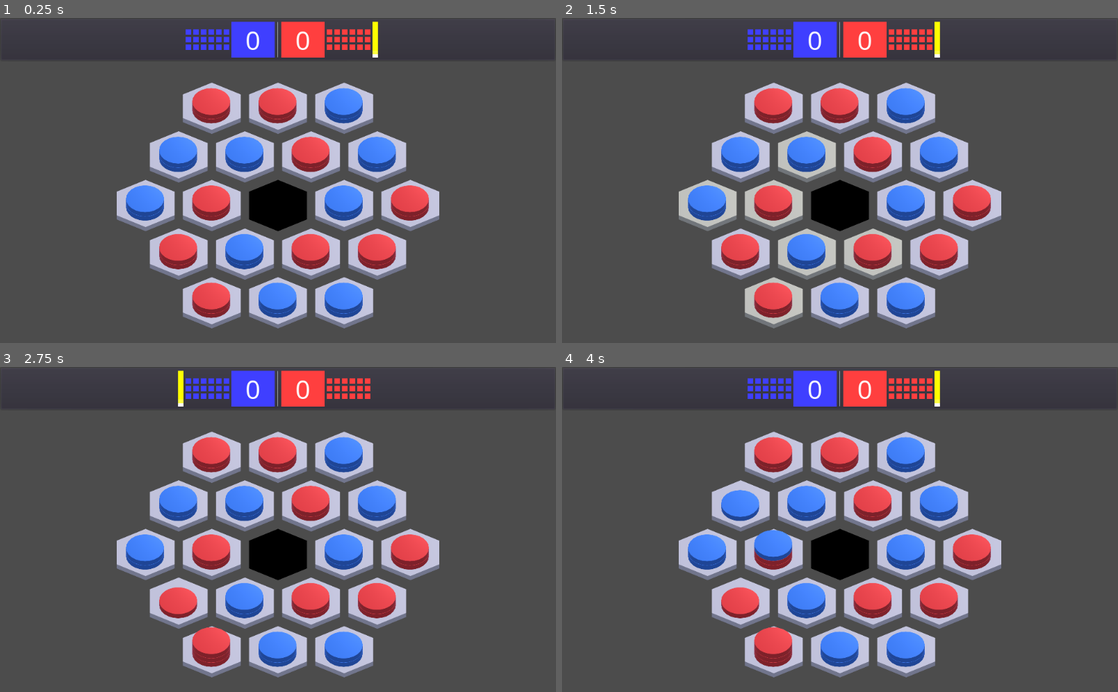
Above: before the commit, frames 1-4 (two rows, left to right).
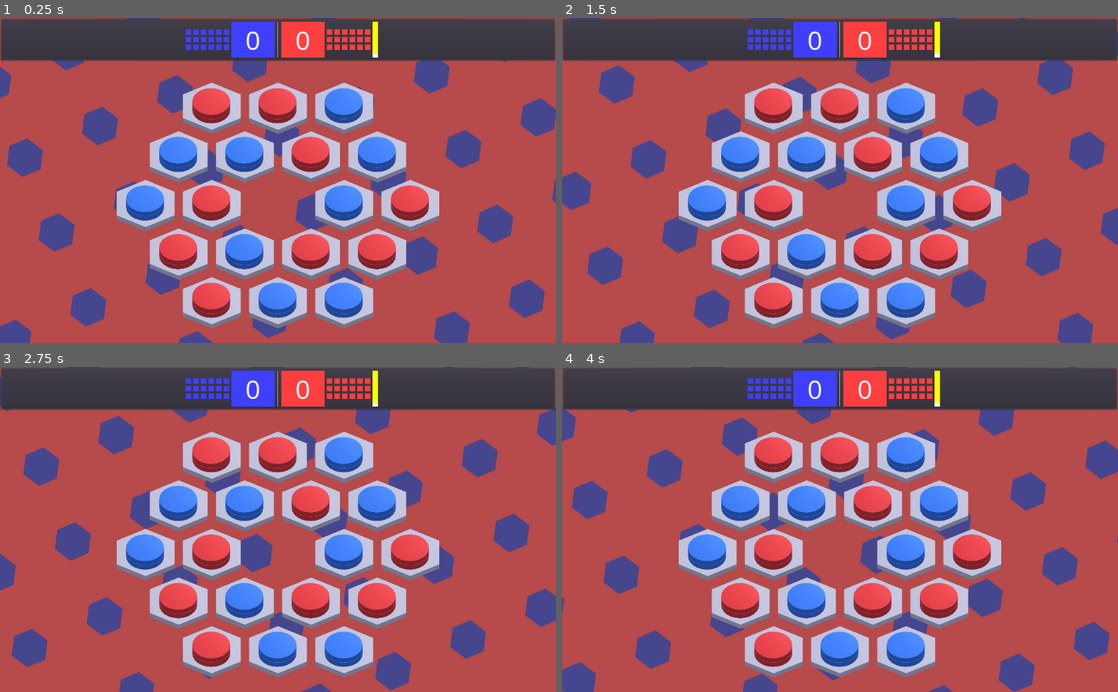
Above: after the commit, the same moments.

Repository: Syldarion/TumbleTile
Game: Godot game, scene res://scenes/Game.tscn
Two runs of this game, one before a commit and one after it. Both use one fixed random seed, a clock stepped at 60 frames per second and the inputs below.
Inputs (mouse positions are in pixels of both pictures, inside the frame that each line leads up to):
- Up to frame 1 (0.25 s): no input
- Up to frame 2 (1.5 s): move the mouse to (706, 206) at 0.52 s; click (706, 206) at 0.67 s; move the mouse to (739, 255) at 1.27 s; click (739, 255) at 1.42 s
- Up to frame 3 (2.75 s): move the mouse to (211, 653) at 2.02 s; click (211, 653) at 2.17 s
- Up to frame 4 (4 s): move the mouse to (739, 506) at 2.77 s; click (739, 506) at 2.92 s; move the mouse to (773, 555) at 3.52 s; click (773, 555) at 3.67 s

The runs differ from the first frame. In frame 1, 65% of the frame differs, in the area x 0-100%, y 0-100%; in frame 2, 68%; in frame 3, 66%; in frame 4, 66%.

Commit message:
Added scrolling background

Diff:
--- /dev/null
+++ b/materials/background_canvas_shader.tres
@@ -0,0 +1,54 @@
+[gd_resource type="ShaderMaterial" load_steps=2 format=2]
+
+[sub_resource type="Shader" id=1]
+code = "shader_type canvas_item;
+
+uniform vec4 bg_color : hint_color;
+uniform vec4 hex_color : hint_color;
+uniform float rot_rads;
+uniform vec2 move_speed;
+uniform float rep_factor;
+uniform float hex_size;
+uniform float zoom;
+
+vec2 rotateUV(vec2 uv, float rotation) {
+    float mid = 0.5;
+    return vec2(
+        cos(rotation) * (uv.x - mid) + sin(rotation) * (uv.y - mid) + mid,
+        cos(rotation) * (uv.y - mid) - sin(rotation) * (uv.x - mid) + mid
+    );
+}
+
+vec2 opRep(vec2 p, float s) {
+	return mod(p + s * 0.5, s) - s * 0.5;
+}
+
+float sdHexagon( in vec2 p, in float r ) {
+    const vec3 k = vec3(-0.866025404,0.5,0.577350269);
+    p = abs(p);
+    p -= 2.0*min(dot(k.xy,p),0.0)*k.xy;
+    p -= vec2(clamp(p.x, -k.z*r, k.z*r), r);
+    return length(p)*sign(p.y);
+}
+
+void fragment() {
+	vec2 p = (2.0 * FRAGCOORD.xy - vec2(1024.0, 600.0)) / 600.0;
+	p = rotateUV(p, rot_rads);
+
+	vec2 q = p * zoom + move_speed * TIME;
+    vec2 r = opRep(q, rep_factor);
+    float d = sdHexagon(r, hex_size) -  0.01;
+	float b = 1.0 - smoothstep(0.0, 0.01, d);
+
+	COLOR = mix(bg_color, hex_color, b);
+}"
+
+[resource]
+shader = SubResource( 1 )
+shader_param/bg_color = Color( 1, 0.290196, 0.290196, 0.6 )
+shader_param/hex_color = Color( 0.27451, 0.278431, 0.560784, 1 )
+shader_param/rot_rads = 0.4
+shader_param/move_speed = Vector2( 0.5, 0.5 )
+shader_param/rep_factor = 2.0
+shader_param/hex_size = 0.4
+shader_param/zoom = 4.0
--- a/project.godot
+++ b/project.godot
@@ -14,6 +14,11 @@
 "language": "GDScript",
 "path": "res://scripts/game_runner.gd"
 }, {
+"base": "Reference",
+"class": "GameState",
+"language": "GDScript",
+"path": "res://scripts/game_state.gd"
+}, {
 "base": "Node2D",
 "class": "HexNode",
 "language": "GDScript",
@@ -21,6 +26,7 @@
 } ]
 _global_script_class_icons={
 "GameRunner": "",
+"GameState": "",
 "HexNode": ""
 }
 
--- a/scenes/Game.tscn
+++ b/scenes/Game.tscn
@@ -1,10 +1,11 @@
-[gd_scene load_steps=8 format=2]
+[gd_scene load_steps=9 format=2]
 
 [ext_resource path="res://scenes/HexMap.tscn" type="PackedScene" id=1]
 [ext_resource path="res://fonts/OpenSans-Regular.ttf" type="DynamicFontData" id=2]
 [ext_resource path="res://scripts/game_runner.gd" type="Script" id=3]
 [ext_resource path="res://scenes/PlayerChip.tscn" type="PackedScene" id=4]
 [ext_resource path="res://scripts/game_ui.gd" type="Script" id=5]
+[ext_resource path="res://scenes/GameBackground.tscn" type="PackedScene" id=6]
 
 [sub_resource type="DynamicFont" id=2]
 size = 72
@@ -22,6 +23,13 @@
 script = ExtResource( 3 )
 player_one_indicator_pos = Vector2( 15, 447 )
 player_two_indicator_pos = Vector2( 146, 447 )
+
+[node name="GameBackground" type="CanvasLayer" parent="."]
+layer = -1
+
+[node name="GameBackground" parent="GameBackground" instance=ExtResource( 6 )]
+margin_right = 1024.0
+margin_bottom = 600.0
 
 [node name="Camera2D" type="Camera2D" parent="."]
 offset = Vector2( 0, -50 )
--- /dev/null
+++ b/scenes/GameBackground.tscn
@@ -0,0 +1,16 @@
+[gd_scene load_steps=3 format=2]
+
+[ext_resource path="res://materials/background_canvas_shader.tres" type="Material" id=1]
+
+[sub_resource type="NoiseTexture" id=1]
+width = 1024
+height = 600
+
+[node name="GameBackground" type="TextureRect"]
+material = ExtResource( 1 )
+anchor_right = 1.0
+anchor_bottom = 1.0
+texture = SubResource( 1 )
+__meta__ = {
+"_edit_use_anchors_": false
+}
--- /dev/null
+++ b/scripts/game_state.gd
@@ -0,0 +1,17 @@
+class_name GameState
+extends Reference
+
+# See definition at bottom of file
+var board_state = {}
+var wins = [0, 0]
+
+
+func _init():
+	pass
+
+# board_state definition
+# hex_chips (dict)
+# 	Key is a Vector2 of the hex's axial coordinates
+#	Value is a list (bottom to top) of the chip stack
+# hex_status (int)
+#	0 = alive, 1 = destroyed
--- a/scripts/hex_node.gd
+++ b/scripts/hex_node.gd
@@ -43,7 +43,7 @@
 		var lerp_adjusted = 1.0 - abs(lerp_percent - 0.5) * 2.0
 		var lerp_start = Color.white
 		if destroyed:
-			lerp_start = Color.black
+			lerp_start = Color(0.0, 0.0, 0.0, 0.0)
 		var lerp_color = lerp(lerp_start, Color.yellow, lerp_adjusted)
 		modulate = lerp_color
 
@@ -69,7 +69,7 @@
 	node_chips = []
 
 func destroy():
-	modulate = Color.black
+	modulate = Color(0.0, 0.0, 0.0, 0.0)
 	destroyed = true
 
 func restore():
@@ -83,7 +83,7 @@
 func unhighlight_node():
 	is_highlighted = false
 	if destroyed:
-		modulate = Color.black
+		modulate = Color(0.0, 0.0, 0.0, 0.0)
 	else:
 		modulate = Color.white
 
